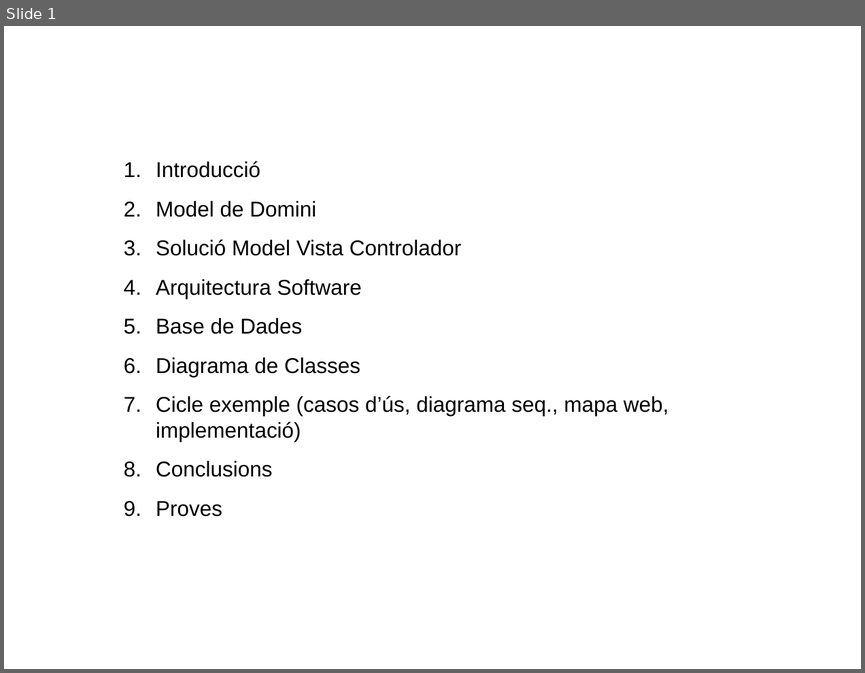
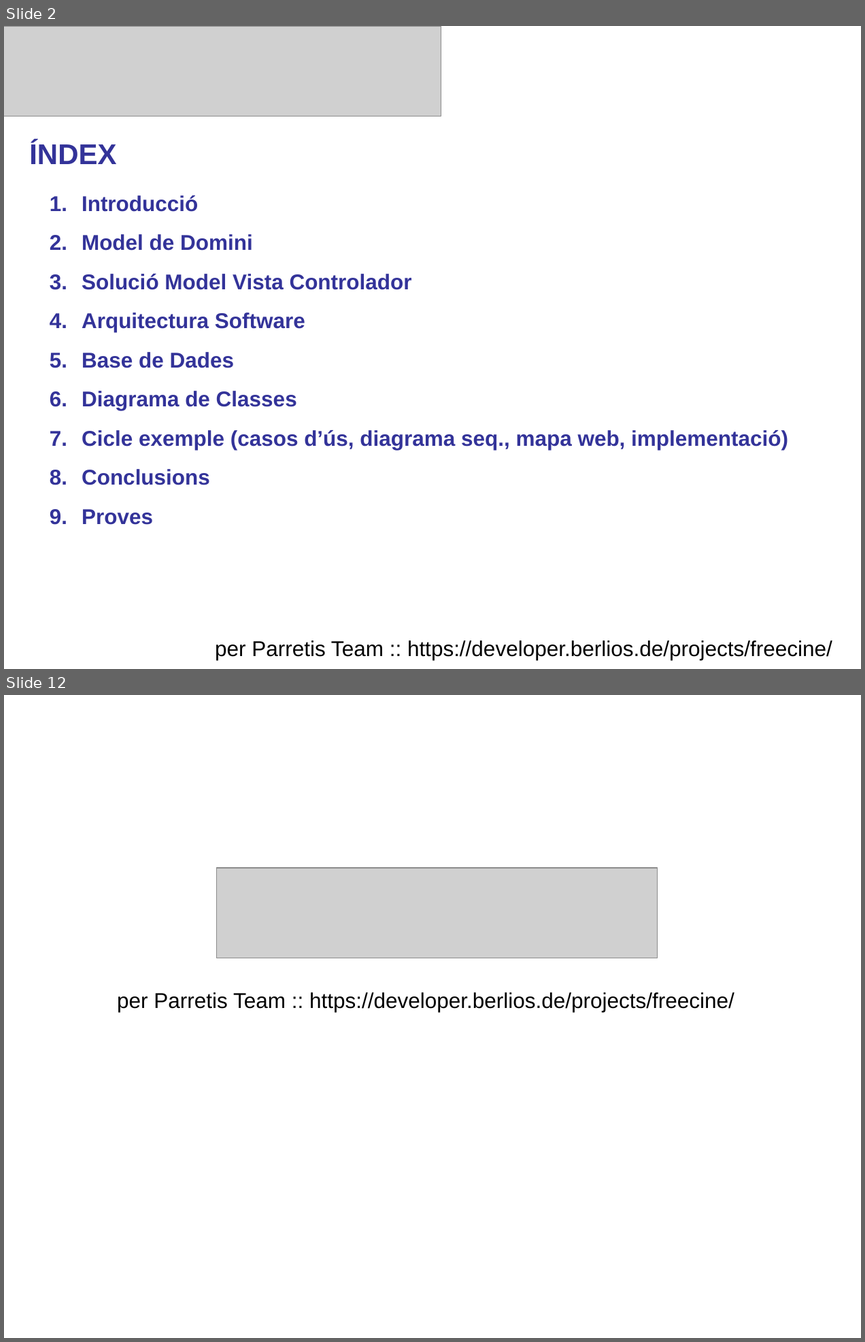
Before and after one commit to BackupTheBerlios/freecine, a slide deck: cineonline5.0/Documents/formals/presentaciocineonline.ppt. Shown one above the other, each under a label of ours: slide 1 before the commit, slides 2 and 12 after it; the slides between them are not shown. The pictures are 865x673 and 865x1342 pixels, drawn with LibreOffice and Linux fonts; fonts in the diff are those of the drawing; grey boxes stand for pictures. Boxes give left, top, right and bottom in pixels: in the first picture for what was removed or moved away, otherwise in the second. Text is boxed around its words. In the diff, an @@ line names an element or a change of style, - is before the commit and + after.

```diff
--- a/cineonline5.0/Documents/formals/presentaciocineonline.ppt
+++ b/cineonline5.0/Documents/formals/presentaciocineonline.ppt
@@ slide 12 added at [4, 695, 861, 1338], background #FFFFFF @@
@@ picture added at [216, 868, 657, 958] @@
@@ text added at [117, 992, 734, 1012], 18 pt, text #000000 @@
+per Parretis Team :: https://developer.berlios.de/projects/freecine/
@@ what was slide 1 is now slide 2 @@
@@ slide 2 changed as well @@
@@ picture added at [4, 26, 441, 116] @@
@@ text added at [29, 141, 116, 164], 24 pt, text #333399, bold @@
+ÍNDEX
@@ text "Introducció": place and size @@
-text "Introducció" at [156, 161, 668, 516]
+text "Introducció" at [82, 195, 788, 524]
@@ text "Introducció" at [82, 195, 788, 524]: text colour #000000 to #333399, bold on; bullet colour #000000 to #333399 @@
@@ text added at [215, 640, 832, 660], 18 pt, text #000000 @@
+per Parretis Team :: https://developer.berlios.de/projects/freecine/
```
Also in this commit, not shown: 10 other slides added.
